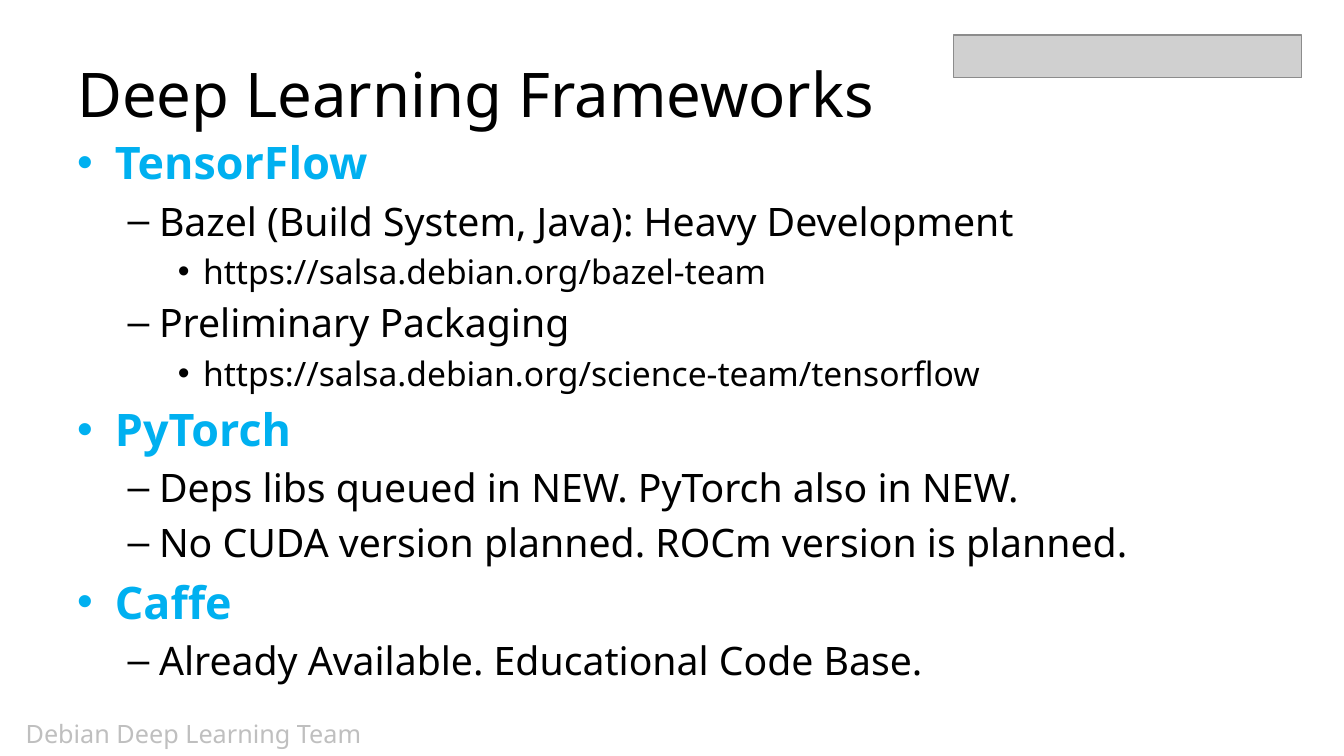
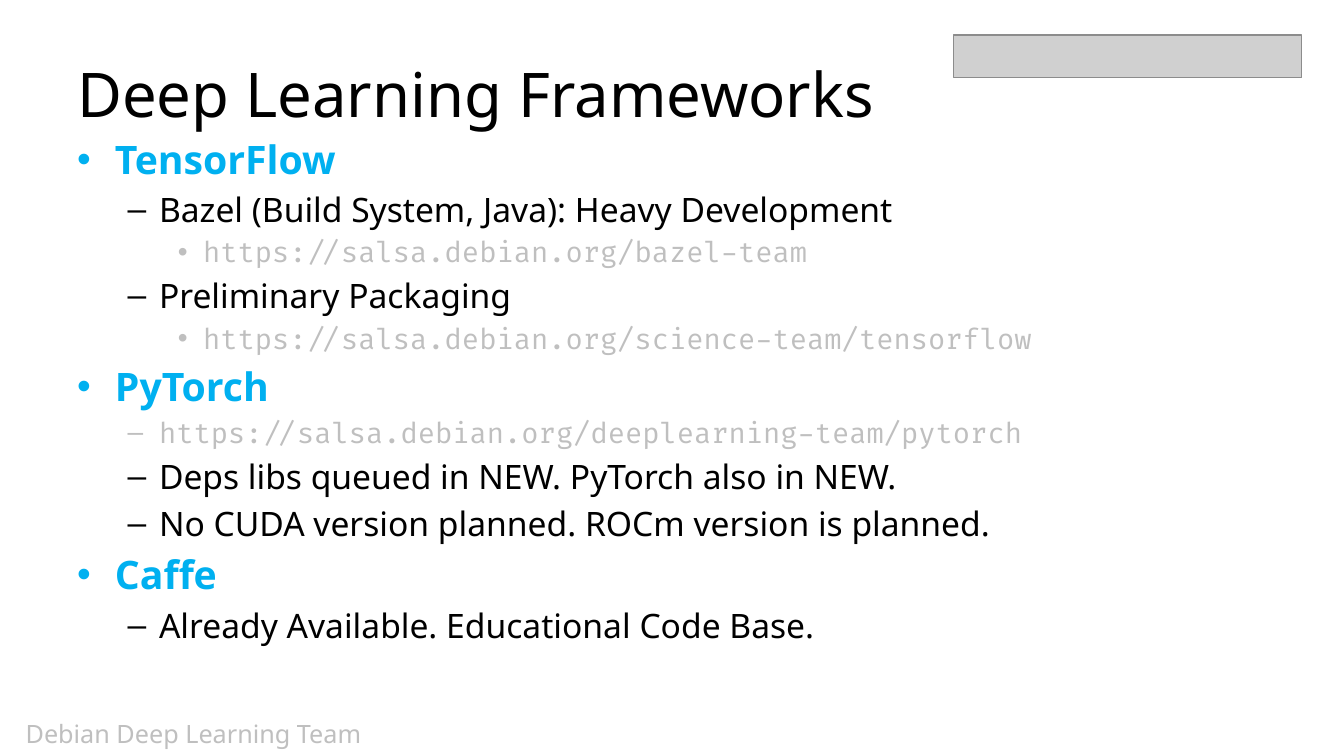
Before and after one commit to cdluminate/cdluminate, a slide deck: slide 9 of Dc20DeepLearning.pptx. Drawn at 1344x756 pixels with LibreOffice and Linux fonts; fonts in the diff are those of the drawing; grey boxes stand for pictures. Boxes give left, top, right and bottom in pixels: in the first picture for what was removed or moved away, otherwise in the second. Text is boxed around its words. In the diff, an @@ line names an element or a change of style, - is before the commit and + after.

Commit message:
update

```diff
--- a/Dc20DeepLearning.pptx
+++ b/Dc20DeepLearning.pptx
@@ text at (x1=115, y1=144, x2=1031, y2=646): size 32 to 28 pt in "TensorFlow", "PyTorch", "Caffe"; size 28 to 24 pt in "Bazel (Build System, Java): Heavy Development", "Preliminary Packaging", "Deps libs queued in NEW. PyTorch also ...", "No CUDA version planned. ROCm version is ..." and 1 more places; size 24 to 20 pt, font Noto Sans to Fira Code, text colour #000000 to #BFBFBF in "https://salsa.debian.org/bazel-team", "https://salsa.debian.org/science-team/tensorflow" @@
@@ text at (x1=159, y1=420, x2=1022, y2=449): paragraph added @@
+  – https://salsa.debian.org/deeplearning-team/pytorch
```
Also in this commit, not shown: 1 slide added.
